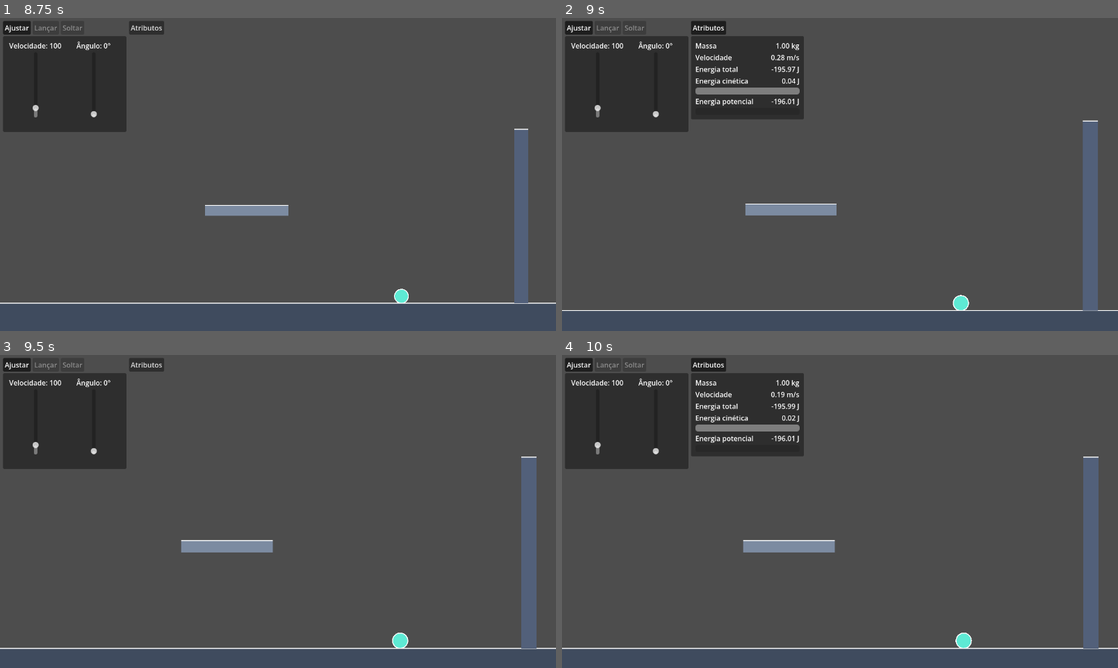
Above: before the commit, frames 1-4 (two rows, left to right).
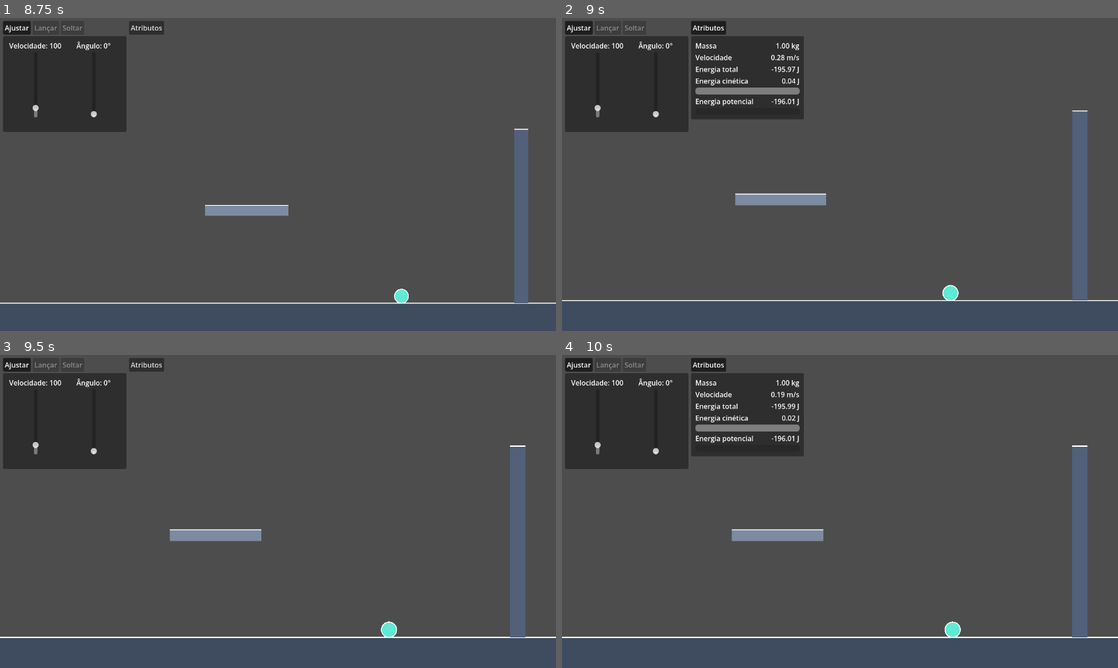
Above: after the commit, the same moments.

Repository: Px1906/Kinema
Game: Godot game, scene res://scenes/levels/surfaces_test.tscn
Same seed, same stepped clock (60 frames per second), same inputs: the game is played once before the commit and once after it.
Inputs (mouse positions are in pixels of both pictures, inside the frame that each line leads up to):
- Up to frame 1 (8.75 s): click "Ajustar" at 0.5 s; click "Lançar" at 1.25 s; click "Atributos" at 2 s; click "Ajustar" at 2.75 s; click "Atributos" at 3.5 s; click "Ajustar" at 4.25 s; click "Atributos" at 5 s; drag from (250, 171) to (455, 171) at 5.77 s; drag from (166, 190) to (455, 171) at 6.52 s; move the mouse to (333, 105) at 7.27 s; hold Right mouse button (camera_pan) 7.28-8 s; click (333, 105) at 7.42 s; tap Space (launch) at 7.55 s; drag from (250, 237) to (111, 127) at 8.02 s
- Up to frame 2 (9 s): tap Enter at 8.75 s; move the mouse to (1006, 221) at 8.77 s; hold Mouse wheel up (zoom_in) from 8.78 s (still down); click (1006, 221) at 8.92 s
- Up to frame 3 (9.5 s): keep holding Mouse wheel up (zoom_in); tap Space (launch) at 9.05 s
- Up to frame 4 (10 s): release Mouse wheel up (zoom_in) at 9.5 s; tap Space (launch) at 9.5 s; drag from (673, 464) to (1017, 505) at 9.52 s

Frame 1 is identical in both runs. In frame 2, 4.3% of the frame differs, in the area x 0-100%, y 29-94%; in frame 3, 4.9%, in the area x 0-100%, y 28-94%; in frame 4, 4.9%.

Commit message:
feat(camera): botão de recentralizar e correções do pan e da corda
- Botão "Recentralizar" na LevelUI: aparece só com a câmera solta pelo arrasto
  e a devolve para a bola. A FollowCamera avisa a troca de estado pelo sinal
  following_changed, sem conhecer a UI.
- O arrasto da câmera só funciona com a bola pronta para lançar (pan_enabled,
  controlado pelo LevelController via state_changed). Antes, um clique direito
  durante o voo soltava a câmera sem querer.
- rope vira @export no LevelController. O caminho fixo "Rope" não achava a corda
  depois que ela foi para "Ropes" no teste_cenario, e o botão Soltar ficava
  sempre desabilitado.

Co-Authored-By: Claude Opus 5.5 <noreply@anthropic.com>

Diff:
--- a/scenes/levels/player_launch_test.tscn
+++ b/scenes/levels/player_launch_test.tscn
@@ -12,11 +12,12 @@
 [ext_resource type="PackedScene" path="res://scenes/ui/attempt_result_panel.tscn" id="9_result_panel"]
 [ext_resource type="PackedScene" path="res://scenes/gameplay/follow_camera.tscn" id="20_follow_camera"]
 
-[node name="PlayerGravityTest" type="Node2D" node_paths=PackedStringArray("controls", "goal_zone", "camera") unique_id=1286642432]
+[node name="PlayerGravityTest" type="Node2D" node_paths=PackedStringArray("controls", "goal_zone", "rope", "camera") unique_id=1286642432]
 script = ExtResource("1_level_controller")
 level_bounds = Rect2(0, 0, 1280, 720)
 controls = NodePath("UI/LaunchControls")
 goal_zone = NodePath("GoalZone")
+rope = NodePath("Rope")
 camera = NodePath("Camera")
 
 [node name="Player" parent="." unique_id=1362402254 instance=ExtResource("2_w6s8g")]
@@ -49,9 +50,10 @@
 launch_controller = NodePath("../LaunchInputController")
 metadata/_custom_type_script = "uid://dbtiyy8up8knr"
 
-[node name="UI" parent="." node_paths=PackedStringArray("player", "launch_controller") instance=ExtResource("21_level_ui")]
+[node name="UI" parent="." node_paths=PackedStringArray("player", "launch_controller", "camera") instance=ExtResource("21_level_ui")]
 player = NodePath("../Player")
 launch_controller = NodePath("../LaunchInputController")
+camera = NodePath("../Camera")
 
 [node name="Rope" parent="." unique_id=1561143492 instance=ExtResource("6_w6s8g")]
 position = Vector2(775, 219)
--- a/scenes/levels/surfaces_test.tscn
+++ b/scenes/levels/surfaces_test.tscn
@@ -48,9 +48,10 @@
 [node name="WallSurface" parent="." unique_id=1670152353 instance=ExtResource("5_wall")]
 position = Vector2(1200, 456)
 
-[node name="UI" parent="." node_paths=PackedStringArray("player", "launch_controller") instance=ExtResource("21_level_ui")]
+[node name="UI" parent="." node_paths=PackedStringArray("player", "launch_controller", "camera") instance=ExtResource("21_level_ui")]
 player = NodePath("../Player")
 launch_controller = NodePath("../LaunchInputController")
+camera = NodePath("../Camera")
 
 [node name="MouseControl" type="Control" parent="." unique_id=1992962905 node_paths=PackedStringArray("player", "launch_controller")]
 layout_mode = 3
--- a/scenes/levels/teste_cenario.tscn
+++ b/scenes/levels/teste_cenario.tscn
@@ -1,10 +1,9 @@
-[gd_scene format=3 uid="uid://cbnl4gcvemi6r"]
+[gd_scene format=3 uid="uid://cibhjq72saxs2"]
 
 [ext_resource type="Script" uid="uid://bhnkoep086j3v" path="res://scripts/levels/level_controller.gd" id="1_level_controller"]
 [ext_resource type="PackedScene" uid="uid://b73wjf3pct1d3" path="res://scenes/entities/player.tscn" id="2_xhx2m"]
 [ext_resource type="Script" uid="uid://dbtiyy8up8knr" path="res://scripts/ui/mouse_control.gd" id="4_afiys"]
-[ext_resource type="PackedScene" path="res://scenes/ui/level_ui.tscn" id="21_level_ui"]
-[ext_resource type="Script" uid="uid://b2cpn7eqot6rd" path="res://scripts/levels/height_reference.gd" id="4_rtdc3"]
+[ext_resource type="Script" path="res://scripts/levels/height_reference.gd" id="4_rtdc3"]
 [ext_resource type="PackedScene" uid="uid://dctmaalt3llfa" path="res://scenes/entities/rope.tscn" id="6_rtdc3"]
 [ext_resource type="PackedScene" uid="uid://ch6ftsma1waaq" path="res://scenes/entities/floor_surface.tscn" id="6_xhx2m"]
 [ext_resource type="PackedScene" path="res://scenes/entities/wall_surface.tscn" id="7_5ta8y"]
@@ -15,12 +14,14 @@
 [ext_resource type="PackedScene" path="res://scenes/ui/attempt_result_panel.tscn" id="10_result_panel"]
 [ext_resource type="PackedScene" path="res://scenes/zones/checkpoint_zone.tscn" id="13_rwtns"]
 [ext_resource type="PackedScene" path="res://scenes/gameplay/follow_camera.tscn" id="20_follow_camera"]
+[ext_resource type="PackedScene" path="res://scenes/ui/level_ui.tscn" id="21_level_ui"]
 
-[node name="PlayerGravityTest" type="Node2D" unique_id=1286642432 node_paths=PackedStringArray("controls", "goal_zone", "camera")]
+[node name="PlayerGravityTest" type="Node2D" unique_id=1286642432 node_paths=PackedStringArray("controls", "goal_zone", "rope", "camera")]
 script = ExtResource("1_level_controller")
 level_bounds = Rect2(0, 0, 1280, 720)
 controls = NodePath("UI/LaunchControls")
 goal_zone = NodePath("Zones/GoalZone")
+rope = NodePath("Ropes/Rope")
 camera = NodePath("Camera")
 
 [node name="HeightReference" type="Marker2D" parent="." unique_id=1315454037]
@@ -53,18 +54,15 @@
 metadata/_custom_type_script = "uid://dbtiyy8up8knr"
 metadata/_edit_use_anchors_ = true
 
-[node name="UI" parent="." unique_id=425627 node_paths=PackedStringArray("player", "launch_controller") instance=ExtResource("21_level_ui")]
+[node name="UI" parent="." unique_id=425627 node_paths=PackedStringArray("player", "launch_controller", "camera") instance=ExtResource("21_level_ui")]
 player = NodePath("../Player")
 launch_controller = NodePath("../LaunchInputController")
+camera = NodePath("../Camera")
 
 [node name="LaunchInputController" type="Node" parent="." unique_id=806339641 node_paths=PackedStringArray("player", "rope")]
 script = ExtResource("8_launch_input")
 player = NodePath("../Player")
-rope = NodePath("../Rope")
-
-[node name="Rope" parent="." unique_id=1561143492 instance=ExtResource("6_rtdc3")]
-position = Vector2(541, 354)
-detection_radius = 105.0
+rope = NodePath("../Ropes/Rope")
 
 [node name="Surfaces" type="Node" parent="." unique_id=728687883]
 
@@ -100,3 +98,9 @@
 
 [node name="GoalZone" parent="Zones" unique_id=1542026926 instance=ExtResource("9_goal_zone")]
 position = Vector2(1143, 441)
+
+[node name="Ropes" type="Node" parent="." unique_id=632698247]
+
+[node name="Rope" parent="Ropes" unique_id=1561143492 instance=ExtResource("6_rtdc3")]
+position = Vector2(541, 354)
+detection_radius = 105.0
--- a/scenes/ui/level_ui.tscn
+++ b/scenes/ui/level_ui.tscn
@@ -4,10 +4,11 @@
 [ext_resource type="PackedScene" path="res://scenes/ui/launch_controls.tscn" id="2_launch_controls"]
 [ext_resource type="PackedScene" path="res://scenes/ui/ball_attributes.tscn" id="3_ball_attributes"]
 
-[node name="LevelUI" type="CanvasLayer" node_paths=PackedStringArray("controls", "attributes")]
+[node name="LevelUI" type="CanvasLayer" node_paths=PackedStringArray("controls", "attributes", "recenter_button")]
 script = ExtResource("1_level_ui")
 controls = NodePath("LaunchControls")
 attributes = NodePath("BallAttributes")
+recenter_button = NodePath("RecenterButton")
 
 [node name="LaunchControls" parent="." instance=ExtResource("2_launch_controls")]
 offset_left = 7.0
@@ -16,3 +17,20 @@
 [node name="BallAttributes" parent="." instance=ExtResource("3_ball_attributes")]
 offset_left = 297.0
 offset_top = 7.0
+
+[node name="RecenterButton" type="Button" parent="."]
+visible = false
+anchors_preset = 7
+anchor_left = 0.5
+anchor_top = 1.0
+anchor_right = 0.5
+anchor_bottom = 1.0
+offset_left = -70.0
+offset_top = -56.0
+offset_right = 70.0
+offset_bottom = -16.0
+grow_horizontal = 2
+grow_vertical = 0
+tooltip_text = "Voltar a câmera para a bola"
+focus_mode = 0
+text = "Recentralizar"
--- a/scripts/gameplay/follow_camera.gd
+++ b/scripts/gameplay/follow_camera.gd
@@ -9,8 +9,12 @@
 ## O jogador controla a câmera com as ações do InputMap:
 ## - "zoom_in" / "zoom_out" (roda do mouse): zoom. Seguindo o alvo, o zoom é centrado
 ##   nele; com a câmera solta, o ponto sob o mouse fica parado.
-## - "camera_pan" (botão direito): arrastar solta a câmera do alvo. Ela volta a seguir
-##   quando alguém chama follow_target() (ex.: ao lançar) ou snap_to_target().
+## - "camera_pan" (botão direito, se pan_enabled): arrastar solta a câmera do alvo.
+##   Ela volta a seguir quando alguém chama follow_target() (ex.: ao lançar) ou
+##   snap_to_target().
+
+## Emitido quando a câmera passa a seguir o alvo (true) ou fica solta pelo arrasto (false).
+signal following_changed(is_following: bool)
 
 @export var target: Node2D
 
@@ -21,6 +25,10 @@
 @export_range(1.01, 2.0, 0.01) var zoom_step: float = 1.1
 ## Velocidade da animação do zoom (maior = mais rápido). 0 aplica o zoom na hora.
 @export_range(0.0, 30.0, 0.5) var zoom_smoothing: float = 12.0
+
+## Permite arrastar a câmera. O LevelController só libera enquanto a bola espera o
+## lançamento, para um clique direito durante o voo não soltar a câmera sem querer.
+var pan_enabled := true
 
 var _following := true
 var _panning := false
@@ -69,7 +77,7 @@
 		_request_zoom(zoom_step, event)
 	elif event.is_action_pressed("zoom_out"):
 		_request_zoom(1.0 / zoom_step, event)
-	elif event.is_action_pressed("camera_pan"):
+	elif pan_enabled and event.is_action_pressed("camera_pan"):
 		_start_pan()
 	else:
 		return
@@ -93,7 +101,7 @@
 
 ## Volta a seguir o alvo, deslizando até ele com a suavização.
 func follow_target() -> void:
-	_following = true
+	_set_following(true)
 	_panning = false
 
 
@@ -110,7 +118,7 @@
 ## Solta a câmera do alvo a partir do que está na tela agora (com suavização e limites).
 func _start_pan() -> void:
 	_panning = true
-	_following = false
+	_set_following(false)
 	global_position = get_screen_center_position()
 	reset_smoothing()
 
@@ -159,3 +167,16 @@
 		return (min_value + max_value) / 2.0
 
 	return clampf(value, min_value, max_value)
+
+
+## Câmera está seguindo o alvo (e não solta pelo arrasto).
+func is_following() -> bool:
+	return _following
+
+
+func _set_following(value: bool) -> void:
+	if _following == value:
+		return
+
+	_following = value
+	following_changed.emit(_following)
--- a/scripts/levels/level_controller.gd
+++ b/scripts/levels/level_controller.gd
@@ -16,6 +16,7 @@
 @export_category("Nodes")
 @export var controls: LaunchControls
 @export var goal_zone: GoalZone
+@export var rope: Rope
 ## Câmera da fase. Recebe level_bounds como limites para não mostrar fora da fase.
 @export var camera: FollowCamera
 
@@ -25,7 +26,6 @@
 var _last_checkpoint: CheckpointZone = null
 
 @onready var player: Player = $Player
-@onready var rope: Rope = get_node_or_null("Rope")
 @onready var result_panel: AttemptResultPanel = get_node_or_null("AttemptResultPanel")
 
 
@@ -38,6 +38,7 @@
 	_apply_camera_limits()
 
 	player.launched.connect(_on_player_launched)
+	player.state_changed.connect(_on_player_state_changed)
 	player.obstacle_hit.connect(_on_player_obstacle_hit)
 	player.stopped.connect(_on_player_stopped)
 	if goal_zone != null:
@@ -64,6 +65,12 @@
 		camera.follow_target()
 	_attempt_active = true
 	_attempt_finished = false
+
+
+## Arrastar a câmera só faz sentido enquanto o jogador estuda a fase antes de lançar.
+func _on_player_state_changed(state: Player.State) -> void:
+	if camera != null:
+		camera.pan_enabled = state == Player.State.READY
 
 
 func _on_player_obstacle_hit() -> void:
--- a/scripts/ui/level_ui.gd
+++ b/scripts/ui/level_ui.gd
@@ -3,11 +3,14 @@
 ## Camada de UI da fase: fica por cima do jogo e não se move com a câmera.
 ## A fase instancia esta cena e atribui player e launch_controller uma vez só;
 ## esta camada repassa as referências para os controles antes do _ready deles.
+## O botão de recentralizar só aparece com a câmera solta (arrastada pelo jogador).
 
 @export var player: Player
 @export var launch_controller: LaunchInputController
 @export var controls: LaunchControls
 @export var attributes: BallAttributes
+@export var camera: FollowCamera
+@export var recenter_button: Button
 
 
 func _enter_tree() -> void:
@@ -22,3 +25,21 @@
 		push_warning("LevelUI: assign the 'Attributes' property in the Inspector.")
 	else:
 		attributes.player = player
+
+
+func _ready() -> void:
+	if recenter_button == null:
+		return
+
+	recenter_button.visible = false
+	if camera == null:
+		push_warning("LevelUI: assign the 'Camera' property to show the recenter button.")
+		return
+
+	recenter_button.pressed.connect(camera.follow_target)
+	camera.following_changed.connect(_on_camera_following_changed)
+	_on_camera_following_changed(camera.is_following())
+
+
+func _on_camera_following_changed(is_following: bool) -> void:
+	recenter_button.visible = not is_following
